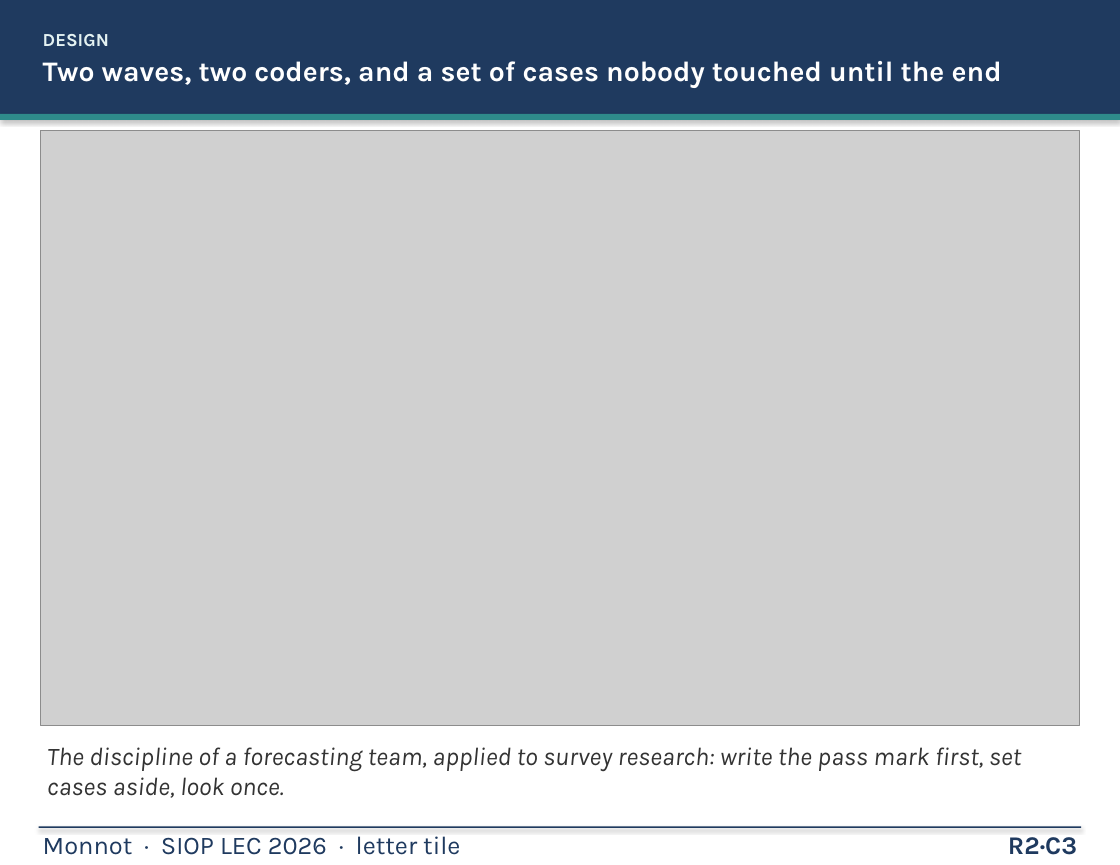
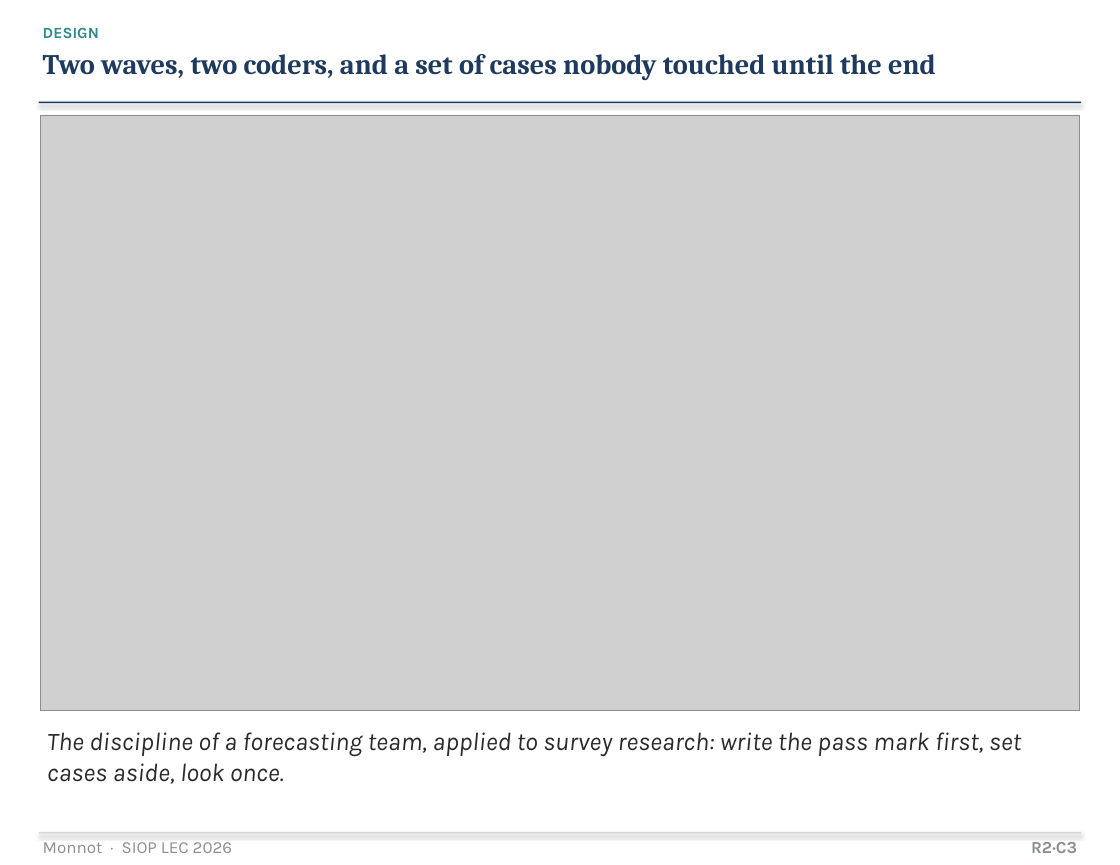
Before and after one commit to mjmonnot/mjmonnot.github.io, a slide deck: slide 7 of lec-2026/assets/Monnot_Poster_v5.pptx. Drawn at 1120x865 pixels with LibreOffice and Linux fonts; fonts in the diff are those of the drawing; grey boxes stand for pictures. Boxes give left, top, right and bottom in pixels: in the first picture for what was removed or moved away, otherwise in the second. Text is boxed around its words. In the diff, an @@ line names an element or a change of style, - is before the commit and + after.

Commit message:
LEC 2026: Tufte pass — type not banners, dots not boxes

```diff
--- a/lec-2026/assets/Monnot_Poster_v5.pptx
+++ b/lec-2026/assets/Monnot_Poster_v5.pptx
@@ text "DESIGN" at (43, 27, 936, 80): size 13 to 11 pt, text colour #E4F2F2 to #2E8B8B in "DESIGN"; font Karla to Cambria, text colour #FFFFFF to #1F3A5F; line spacing 1 to 1.05 @@
@@ rectangle removed at (0, 114, 1120, 120) @@
@@ rectangle: place and size @@
-rectangle at (0, 0, 1120, 114)
+rectangle at (39, 102, 1081, 103)
@@ picture: place and size @@
-picture at (41, 130, 1079, 726)
+picture at (41, 115, 1079, 711)
@@ text "The discipline of a forecasting ...": place and size @@
-text "The discipline of a forecasting ..." at (47, 747, 1021, 798)
+text "The discipline of a forecasting ..." at (47, 732, 1021, 784)
@@ text "The discipline of a forecasting ..." at (47, 732, 1021, 784): text colour #333333 to #2A2A2A @@
@@ rectangle: place and size @@
-rectangle at (39, 827, 1081, 828)
+rectangle at (39, 833, 1081, 834)
@@ rectangle at (39, 833, 1081, 834): fill #1F3A5F to #C8C8C8 @@
@@ text "R2·C3" at (1031, 842, 1077, 853): size 18 to 12 pt, text colour #1F3A5F to #8A8F94 @@
@@ text at (43, 842, 232, 853): text changed; size 18 to 12 pt; text colour #1F3A5F to #8A8F94 @@
-Monnot · SIOP LEC 2026 · letter tile
+Monnot · SIOP LEC 2026
```
Also in this commit, not shown: 17 other slides changed, 5 other files.
